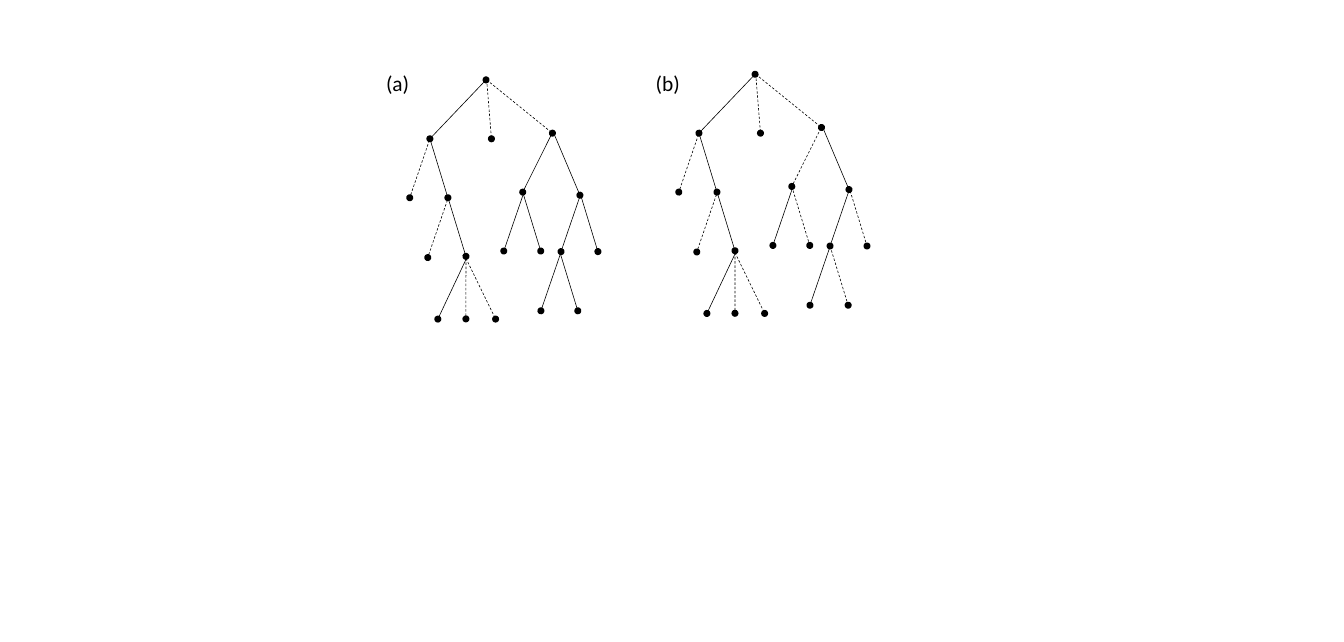
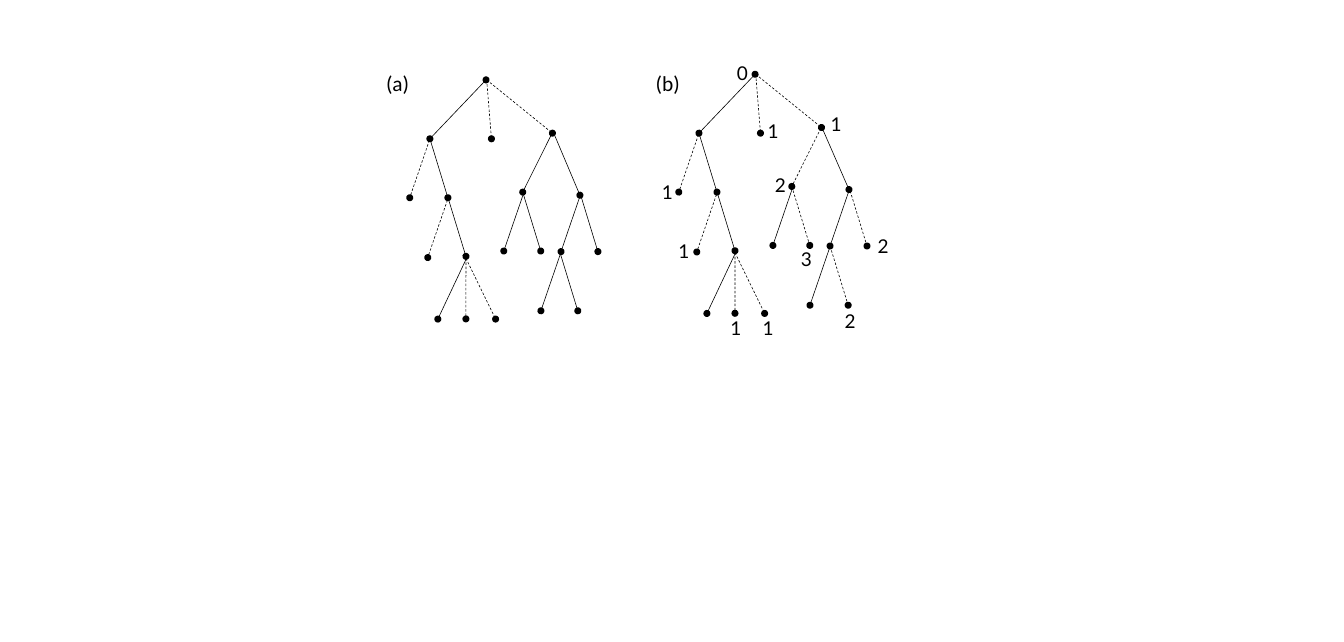
Before and after one commit to varung97/fyp, a slide deck: slide 8 of interim_report/images/graphs.pptx (slide 7 before the commit). Drawn at 1344x642 pixels with LibreOffice and Linux fonts; fonts in the diff are those of the drawing. Boxes give left, top, right and bottom in pixels: in the first picture for what was removed or moved away, otherwise in the second. Text is boxed around its words. In the diff, an @@ line names an element or a change of style, - is before the commit and + after.

```diff
--- a/interim_report/images/graphs.pptx
+++ b/interim_report/images/graphs.pptx
@@ text added at box(737, 66, 748, 85), 16 pt, text #000000 @@
+0
@@ text added at box(831, 117, 842, 131), 16 pt, text #000000 @@
+1
@@ text added at box(768, 124, 779, 138), 16 pt, text #000000 @@
+1
@@ text added at box(775, 178, 786, 192), 16 pt, text #000000 @@
+2
@@ text added at box(662, 185, 673, 199), 16 pt, text #000000 @@
+1
@@ text added at box(878, 239, 889, 253), 16 pt, text #000000 @@
+2
@@ text added at box(678, 244, 689, 258), 16 pt, text #000000 @@
+1
@@ text added at box(801, 252, 812, 266), 16 pt, text #000000 @@
+3
@@ text added at box(730, 321, 741, 335), 16 pt, text #000000 @@
+1
@@ text added at box(763, 321, 774, 335), 16 pt, text #000000 @@
+1
@@ text added at box(845, 314, 856, 328), 16 pt, text #000000 @@
+2
```
Also in this commit, not shown: 2 other slides changed, 2 slides added, 8 other files.
